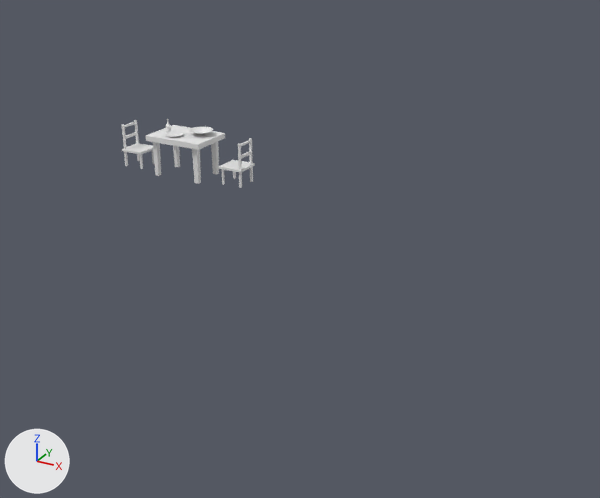
An edit to the Blender file refs__blenderModels/building/kitchenFurnitune.blend, drawn before and after from the same camera.
The view is the same before and after, from a 50 mm camera at (38.2, -51.0, 21.2) aimed at (13.7, -6.4, -1.1). Lighting does not change. The marker at lower left points along +X, +Y and +Z. Mesh edges are drawn as thin lines on the coarser meshes.

Objects in the first picture: 'Table', 'chair'.
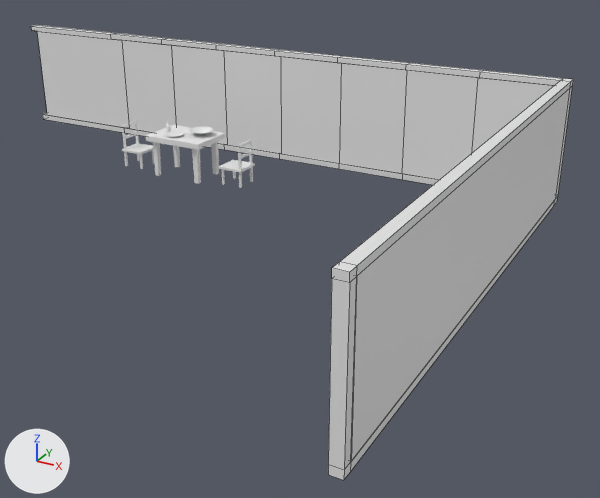
The newer file is also rescaled (x0.305), turned or shifted as a whole; pictures and numbers use the older file's frame.

Patch to the scene script:
```diff
--- a/refs__blenderModels/building/kitchenFurnitune.blend.py
+++ b/refs__blenderModels/building/kitchenFurnitune.blend.py
@@ me_cube_003 @@
+me_cube_003.from_pydata(...)  # 142 vertices, 139 faces; spans x -7.0..8.2, y -3.9..6.9, z 0.0..2.8
@@ ob_wall @@
+ob_wall = bpy.data.objects.new('wall', me_cube_003)
+ob_wall.location = (0.5, -14.64, -0.06)
+ob_wall.scale = (3.28, 3.28, 3.28)
```

Boxes (x1, y1, x2, y2) around the edits, measured in the pictures (600 x 498 px):
'wall', added: after (31, 25, 573, 480)
